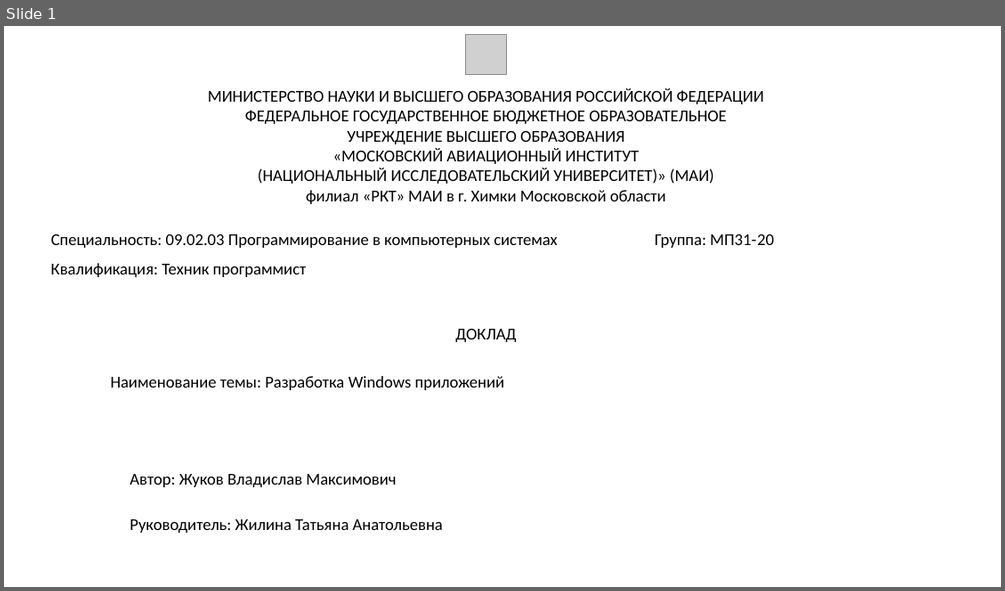
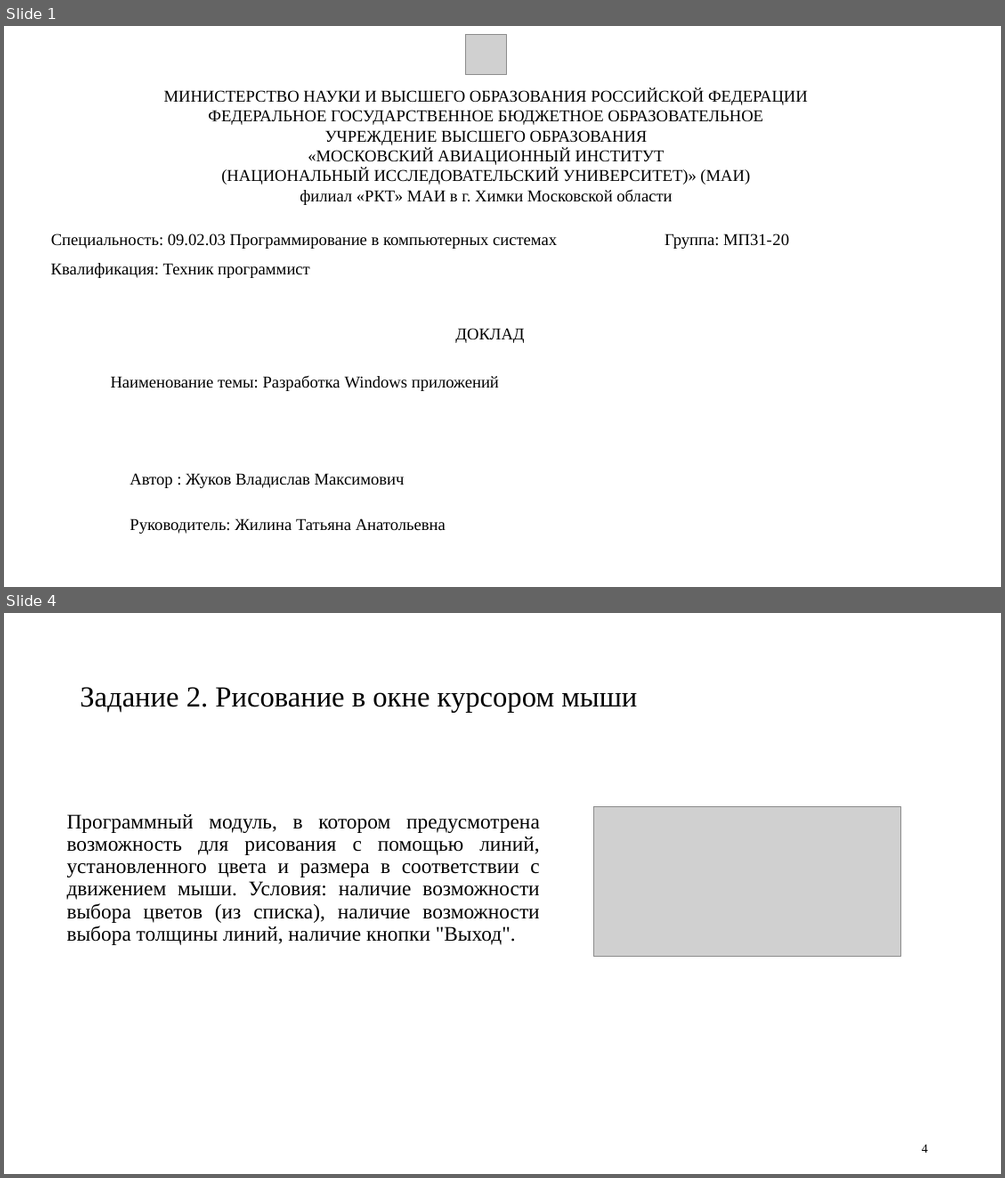
Before and after one commit to Feeralbee/praktika_system_programming, a slide deck: ЖуковМП3120.pptx. Shown one above the other, each under a label of ours: slide 1 before the commit, slides 1 and 4 after it; the slides between them are not shown. The pictures are 1005x591 and 1005x1178 pixels, drawn with LibreOffice and Linux fonts; fonts in the diff are those of the drawing; grey boxes stand for pictures. Boxes give left, top, right and bottom in pixels: in the first picture for what was removed or moved away, otherwise in the second. Text is boxed around its words. In the diff, an @@ line names an element or a change of style, - is before the commit and + after.

```diff
--- a/ЖуковМП3120.pptx
+++ b/ЖуковМП3120.pptx
@@ slide 4 added at (4,613,1001,1174), background #FFFFFF @@
@@ title added at (80,687,637,712), 28 pt, text #000000 @@
+Задание 2. Рисование в окне курсором мыши
@@ text added at (67,814,540,945), 20 pt, text #000000 @@
+Программный модуль, в котором предусмотрена возможность для рисования с помощью линий, установленного цвета и размера в соответствии с движением мыши. Условия: наличие возможности выбора цветов (из списка), наличие возможности выбора толщины линий, наличие кнопки "Выход".
@@ picture added at (594,807,901,956) @@
@@ page number added at (922,1144,928,1152), 12 pt, text #000000 @@
+4
@@ slide 1 changed as well @@
@@ font Calibri to Times New Roman in 6 elements at (164,89,808,205), (129,518,445,533), (111,376,499,391), (51,233,789,248), (455,328,524,343), (51,263,310,278) @@
@@ text at (129,473,404,488): text changed; font Calibri to Times New Roman @@
-Автор: Жуков Владислав Максимович
+Автор : Жуков Владислав Максимович
```
Also in this commit, not shown: 13 other slides added, 3 slides removed.
